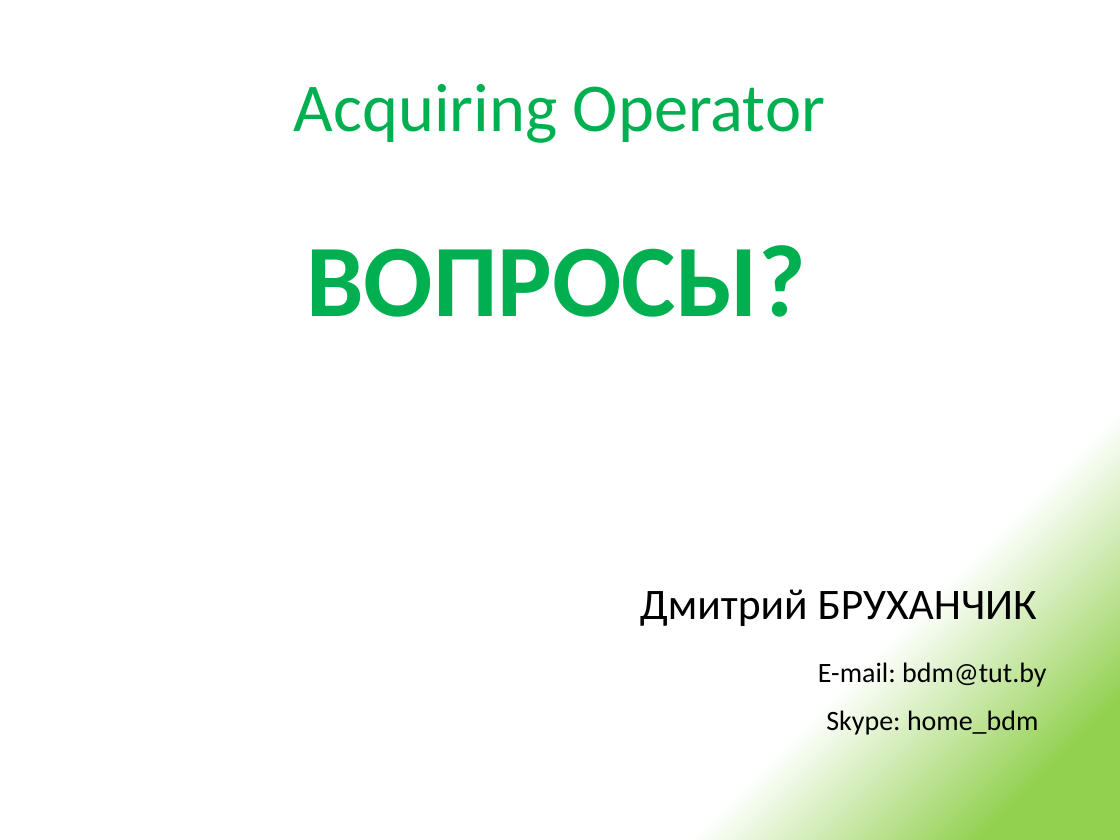
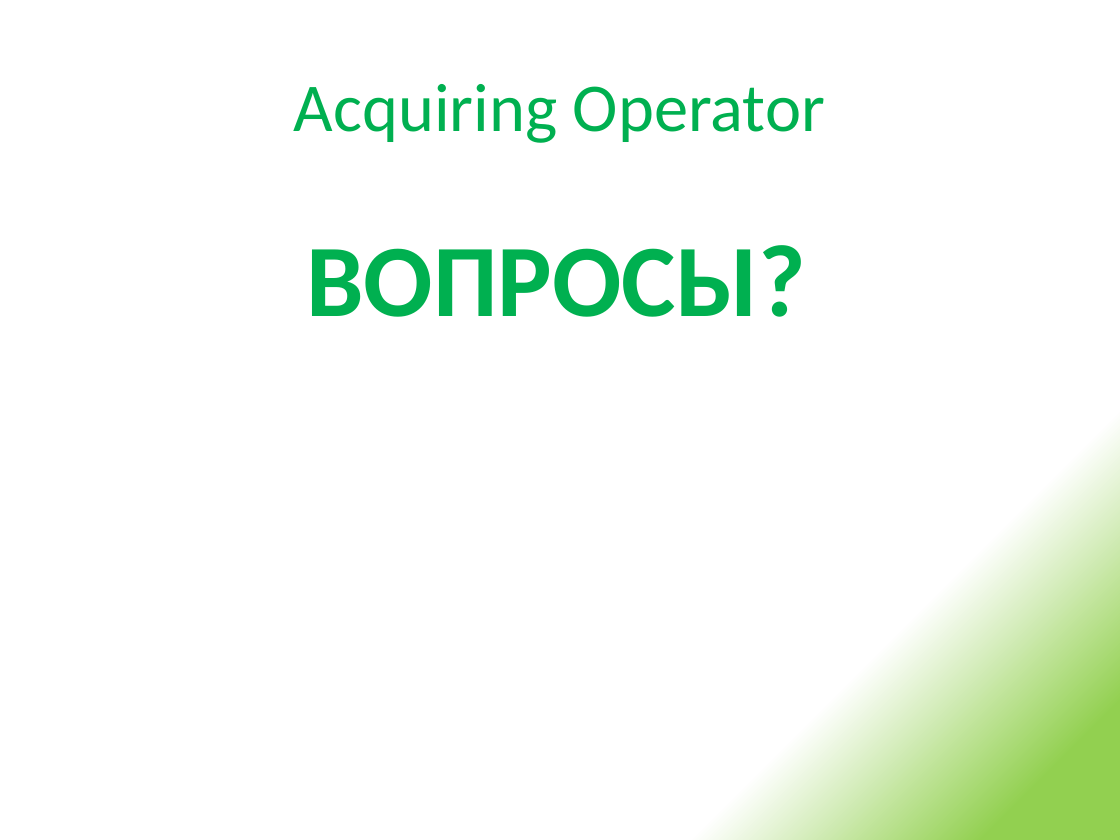
Before and after one commit to urgal/scft, a slide deck: slide 13 of Docs/Презентация решения.pptx (slide 11 before the commit). Drawn at 1120x840 pixels with LibreOffice and Linux fonts; fonts in the diff are those of the drawing. Boxes give left, top, right and bottom in pixels: in the first picture for what was removed or moved away, otherwise in the second. Text is boxed around its words. In the diff, an @@ line names an element or a change of style, - is before the commit and + after.

```diff
--- a/Docs/Презентация решения.pptx
+++ b/Docs/Презентация решения.pptx
@@ text removed at (640,589,1037,630) @@
-Дмитрий БРУХАНЧИК
@@ text removed at (818,659,1046,689) @@
-E-mail: bdm@tut.by
@@ text removed at (826,707,1038,737) @@
-Skype: home_bdm
```
Also in this commit, not shown: 2 other slides changed, 3 slides added, 1 slide removed, 1 other file.
